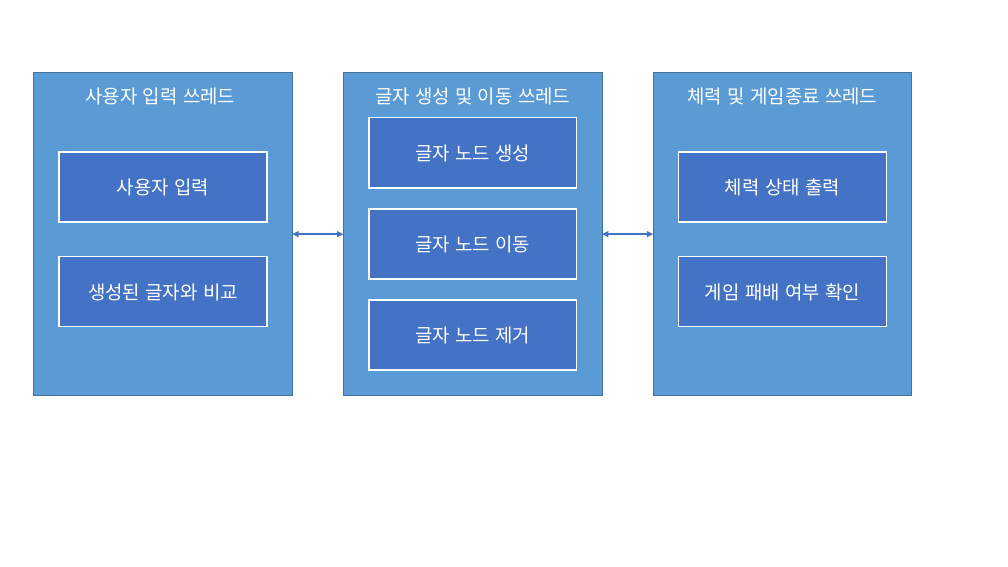
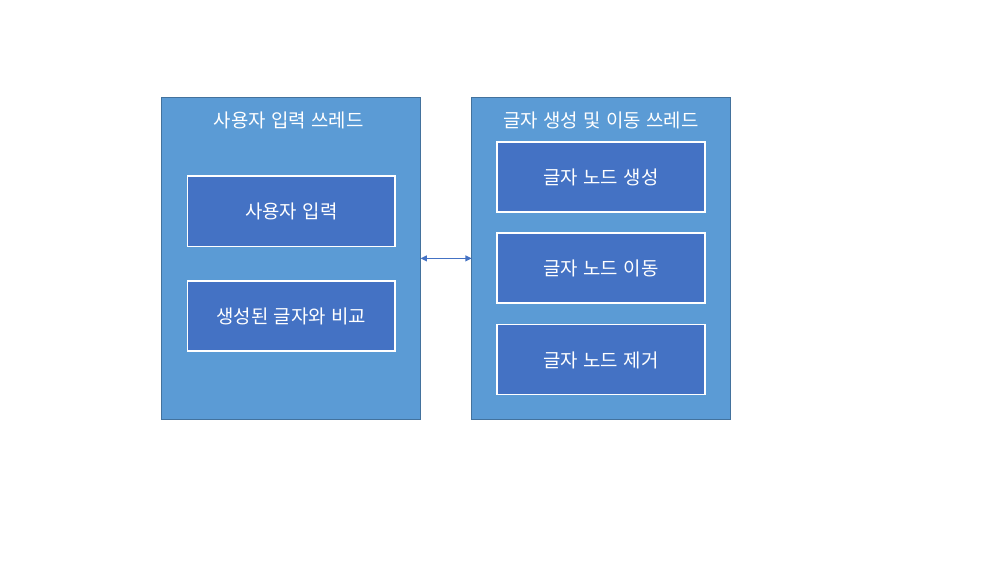
Before and after one commit to Hameling/PBL_Project, a slide deck: slide 3 of sourceFile/Project_Final/팀프로젝트_순서도.pptx. Drawn at 1008x567 pixels with LibreOffice and Linux fonts; fonts in the diff are those of the drawing. Boxes give left, top, right and bottom in pixels: in the first picture for what was removed or moved away, otherwise in the second. Text is boxed around its words. In the diff, an @@ line names an element or a change of style, - is before the commit and + after.

```diff
--- a/sourceFile/Project_Final/팀프로젝트_순서도.pptx
+++ b/sourceFile/Project_Final/팀프로젝트_순서도.pptx
@@ 7 rectangles, 2 texts: place and size @@
-7 rectangles, 2 texts at [33,73,602,395]
+7 rectangles, 2 texts at [162,97,730,420]
@@ double arrow removed from (602, 234) to (653, 234) @@
@@ double arrow moved from (293, 234) - (343, 234) to (420, 259) - (472, 259) @@
@@ group removed at [653,73,912,395]: 3 rectangles, 1 text @@
-체력 및 게임종료 쓰레드
-체력 상태 출력
-게임 패배 여부 확인
```
Also in this commit, not shown: 3 other files.
